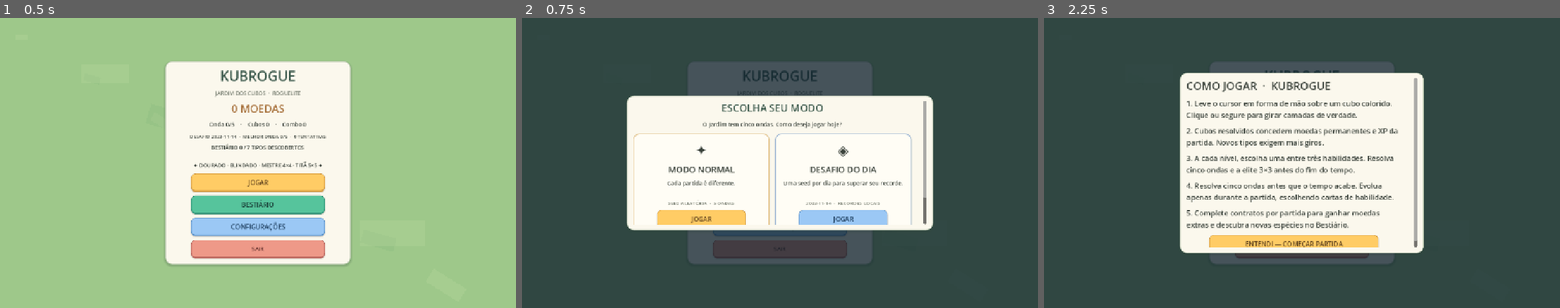
Above: before the commit, frames 1-3 (left to right).
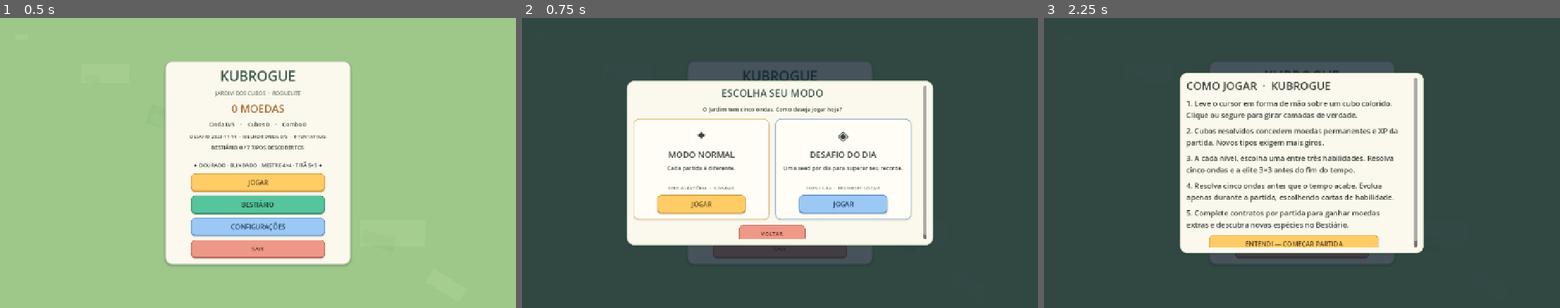
Above: after the commit, the same moments.

Repository: kardecallan566/KubRogue
Game: Godot game, scene res://scenes/c8/hub_stage.tscn
Same seed, same stepped clock (60 frames per second), same inputs: the game is played once before the commit and once after it.
Inputs:
- Up to frame 1 (0.5 s): no input
- Up to frame 2 (0.75 s): click "JOGAR" at 0.5 s
- Up to frame 3 (2.25 s): click "JOGAR" at 1.25 s; click "JOGAR" at 2 s

Frame 1 is identical in both runs. In frame 2, 13% of the frame differs, in the area x 20-80%, y 21-79%; in frame 3, nothing differs.

Commit message:
test(c8.2): explicit integer wallet assertion and balanced mode dialog height

Diff:
--- a/scripts/c8/hub_stage.gd
+++ b/scripts/c8/hub_stage.gd
@@ -220,7 +220,7 @@
 
 func _show_play_modes() -> void:
     _clear_modal()
-    _set_modal_dimensions(760,306)
+    _set_modal_dimensions(760,380)
     var headline := _label(dialog_box,"ESCOLHA SEU MODO",25)
     headline.name = "Title"
     headline.horizontal_alignment = HORIZONTAL_ALIGNMENT_CENTER
--- a/tests/integration/test_c8_ux.gd
+++ b/tests/integration/test_c8_ux.gd
@@ -68,7 +68,7 @@
         "healing purchase also debits safely")
     check(game.workshop.spent==100 and game.workshop.available(150,progress.balance())==50,
         "budget tracks minted coins minus spent")
-    var total := progress.balance()
+    var total: int = int(progress.balance())
     game._buy_workshop_upgrade("tempo")
     check(progress.balance()==total and game.workshop.rank("tempo")==1,
         "insufficient run balance cannot trigger duplicate purchase")
